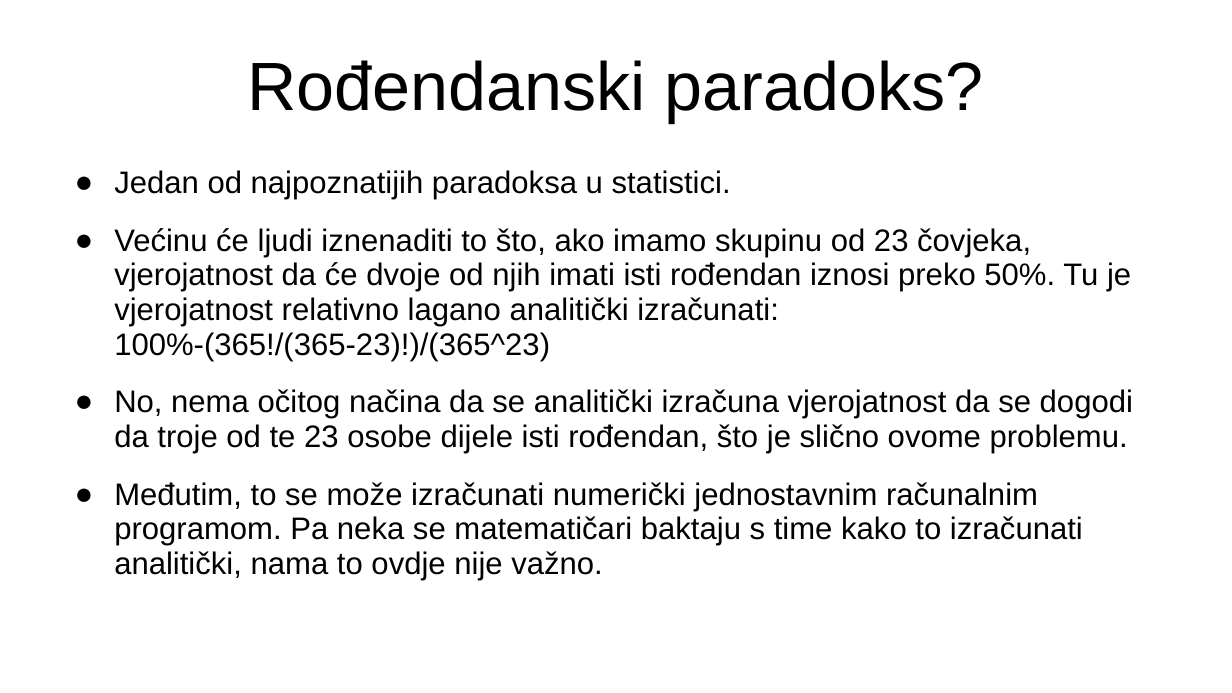
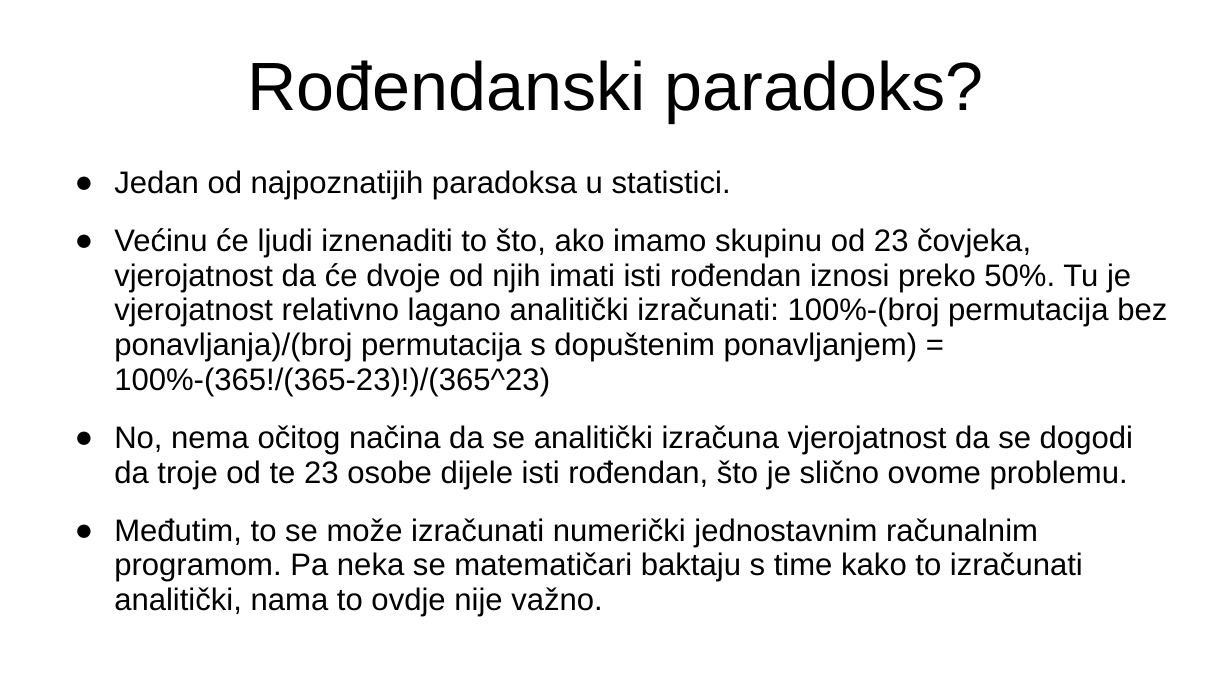
Before and after one commit to FlatAssembler/FlatAssembler.github.io, a slide deck: slide 8 of Karasica.ppt. Drawn at 1232x693 pixels with LibreOffice and Linux fonts; fonts in the diff are those of the drawing. Boxes give left, top, right and bottom in pixels: in the first picture for what was removed or moved away, otherwise in the second. Text is boxed around its words. In the diff, an @@ line names an element or a change of style, - is before the commit and + after.

```diff
--- a/Karasica.ppt
+++ b/Karasica.ppt
@@ text at [114,228,1167,396]: text changed @@
-● Većinu će ljudi iznenaditi to što, ako imamo skupinu od 23 čovjeka, vjerojatnost da će dvoje od njih imati isti rođendan iznosi preko 50%. Tu je vjerojatnost relativno lagano analitički izračunati: 100%-(365!/(365-23)!)/(365^23)
+● Većinu će ljudi iznenaditi to što, ako imamo skupinu od 23 čovjeka, vjerojatnost da će dvoje od njih imati isti rođendan iznosi preko 50%. Tu je vjerojatnost relativno lagano analitički izračunati: 100%-(broj permutacija bez ponavljanja)/(broj permutacija s dopuštenim ponavljanjem) = 100%-(365!/(365-23)!)/(365^23)
```
Also in this commit, not shown: 4 other slides changed.
